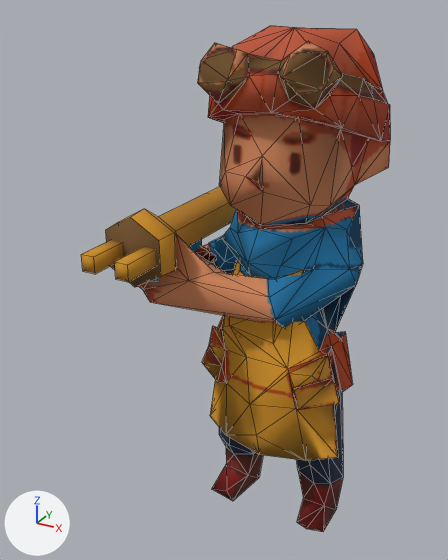
The FBX model pit-art/models/lowpoly/hero_tinker_layered.fbx as it was, and as the next commit left it.
Before and after are seen from a camera (50 mm lens) standing at (0.45, -1.04, 1.023) and looking at (-0.072, -0.091, 0.548). The lights are fixed; the arrows at lower left show +X, +Y and +Z. The older version comes first. Mesh edges are drawn as thin lines.

The first picture shows 'hero_tinker'.
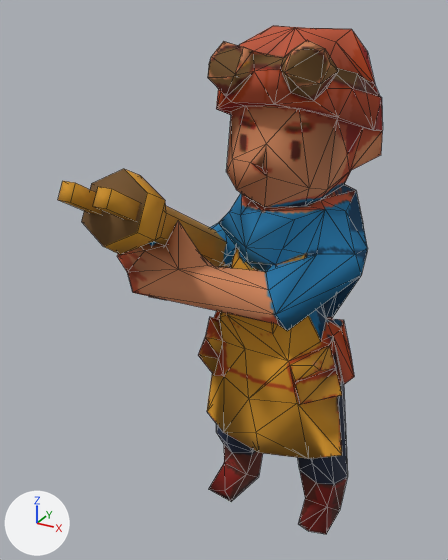
Patch to the scene script:
```diff
--- a/pit-art/models/lowpoly/hero_tinker_layered.fbx.py
+++ b/pit-art/models/lowpoly/hero_tinker_layered.fbx.py
@@ me_geometry_0_001 @@
 # used by ob_hero_tinker; location = (0.0, 0.0, 0.0)
-me_geometry_0_001.from_pydata(...)  # 389 vertices, 700 faces; spans x -0.246..0.185, y -0.325..0.176, z 0.0..0.994
+me_geometry_0_001.from_pydata(...)  # 389 vertices, 700 faces; spans x -0.251..0.184, y -0.365..0.155, z 0.0..0.994
+# me_geometry_0_001 part 1: the loose piece of 8 vertices spanning x -0.209..-0.183, y -0.325..-0.245, z 0.625..0.655 is turned -30 degrees about the x axis through its middle, then moved by (0.001, -0.038, 0.11)
+# me_geometry_0_001 part 2: the loose piece of 8 vertices spanning x -0.141..-0.115, y -0.325..-0.245, z 0.625..0.655 is turned -30 degrees about the x axis through its middle, then moved by (0.001, -0.038, 0.11)
+# me_geometry_0_001 part 3: the loose piece of 8 vertices spanning x -0.179..-0.145, y -0.09..-0.05, z 0.545..0.615 is turned -30 degrees about the x axis through its middle, then moved by (0.001, -0.04, -0.023)
+# me_geometry_0_001 part 4: 357 of 389 vertices moved; they spanned x -0.246..0.185, y -0.25..0.176, z 0.0..0.994 and now span x -0.251..0.184, y -0.325..0.155, z 0.0..0.994; mean shift (0.0, -0.01, 0.014); largest move (-0.162, -0.25, 0.576) -> (-0.161, -0.325, 0.677)
+# other edits to the shape of me_geometry_0_001 do not show in these pictures
 me_geometry_0_001.materials.append(mat_lowpoly)
```

Location of each change, (x1, y1, x2, y2) in pixels of the pictures (448 x 560 px; the box of a moved part takes in the faces that stretch with it):
'hero_tinker', reshaped: before (81, 26, 390, 532); after (58, 26, 383, 534)
part 1 of me_geometry_0_001, moved or reshaped: before (81, 240, 123, 274); after (58, 181, 102, 215)
part 2 of me_geometry_0_001, moved or reshaped: before (115, 247, 156, 282); after (93, 187, 140, 221)
part 3 of me_geometry_0_001, moved or reshaped (not visible afterwards): before (189, 239, 202, 251)
part 4 of me_geometry_0_001, moved or reshaped: before (105, 26, 390, 532); after (81, 26, 383, 534)
